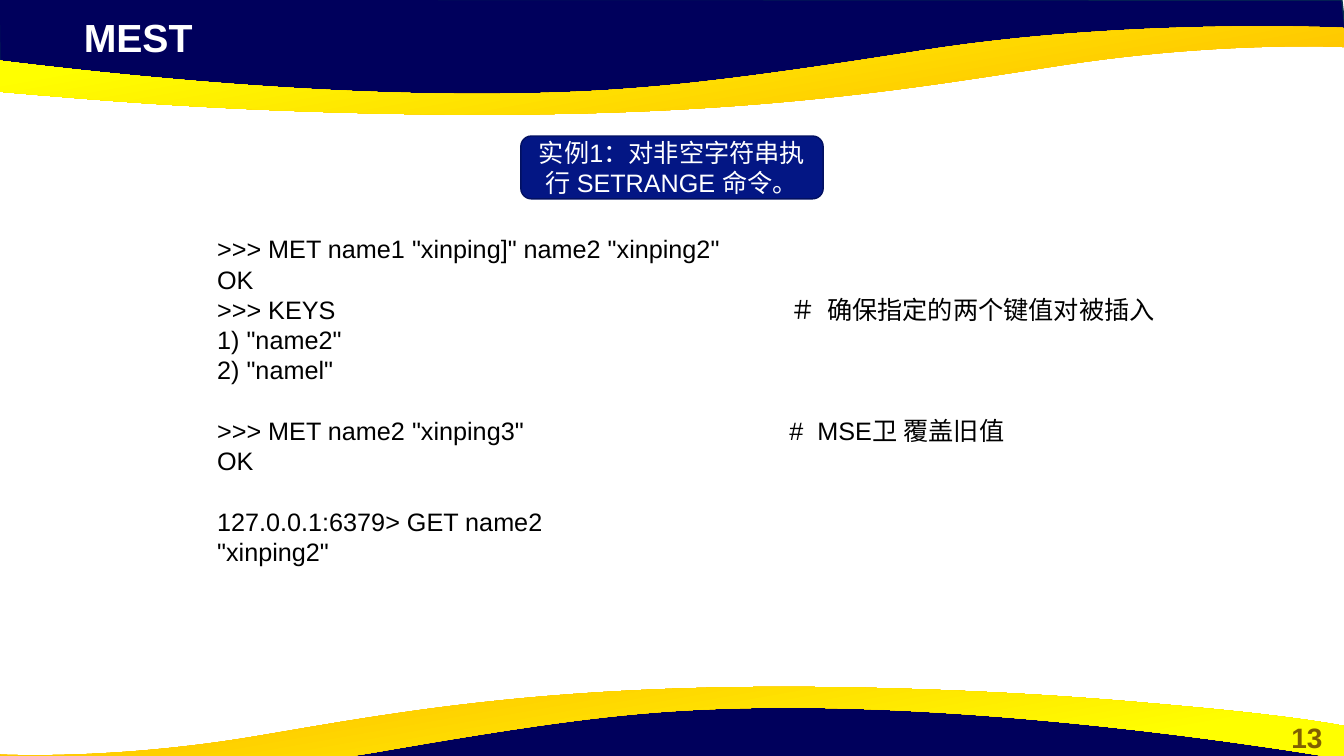
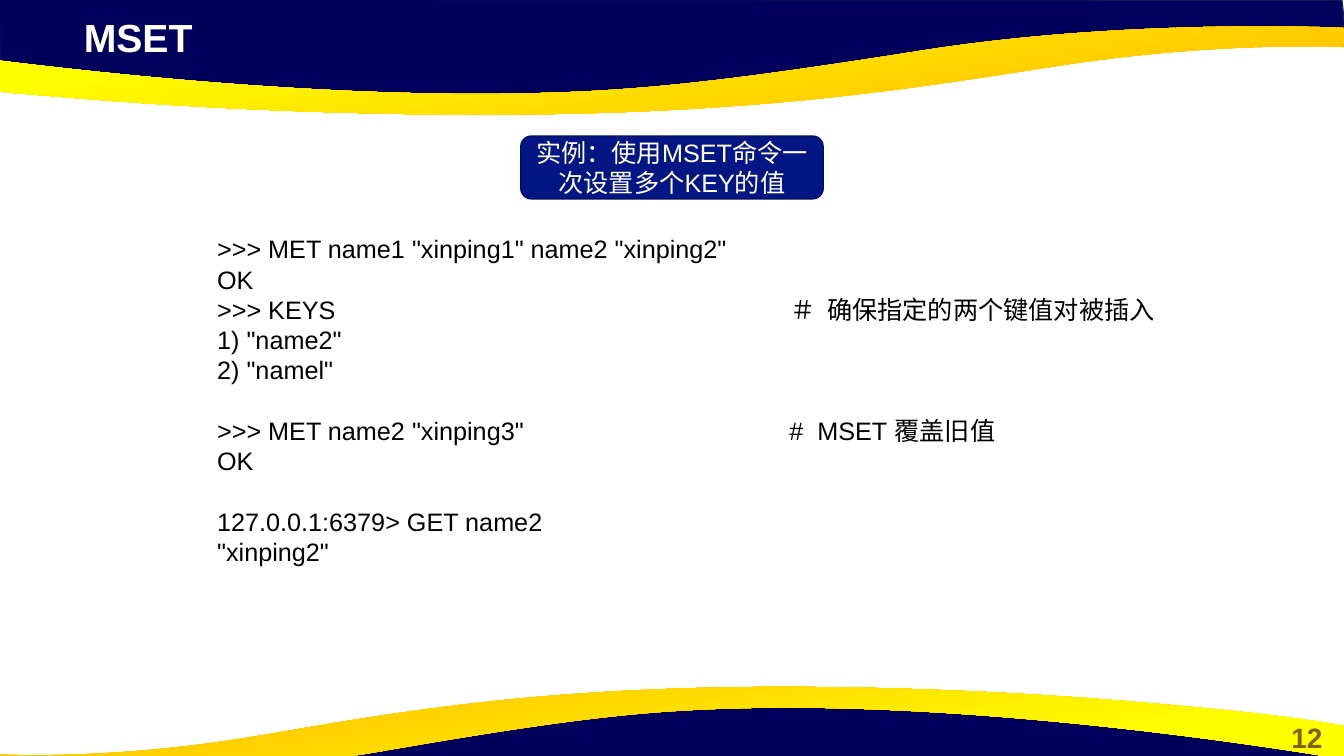
Before and after one commit to cxinping/Redis, a slide deck: slide 12 of ppt/第2章 Redis常用数据类型及命令.pptx (slide 13 before the commit). Drawn at 1344x756 pixels with LibreOffice and Linux fonts; fonts in the diff are those of the drawing; background and template pictures are left out. Boxes give left, top, right and bottom in pixels: in the first picture for what was removed or moved away, otherwise in the second. Text is boxed around its words. In the diff, an @@ line names an element or a change of style, - is before the commit and + after.

```diff
--- a/ppt/第2章 Redis常用数据类型及命令.pptx
+++ b/ppt/第2章 Redis常用数据类型及命令.pptx
@@ text at bbox=[84, 24, 193, 53]: text changed @@
-MEST
+MSET
@@ text in rounded rectangle at bbox=[536, 140, 808, 164]: text changed @@
-实例1：对非空字符串执行 SETRANGE 命令。
+实例：使用MSET命令一次设置多个KEY的值
@@ text at bbox=[268, 239, 727, 264]: text changed @@
->>> MET name1 "xinping]" name2 "xinping2"
+>>> MET name1 "xinping1" name2 "xinping2"
@@ text at bbox=[817, 419, 995, 442]: text changed @@
->>> MET name2 "xinping3" # MSE卫 覆盖旧值
+>>> MET name2 "xinping3" # MSET 覆盖旧值
@@ page number at bbox=[1291, 728, 1322, 753]: text changed @@
-13
+12
```
Also in this commit, not shown: 4 other slides changed, 1 slide removed, 1 other file.
